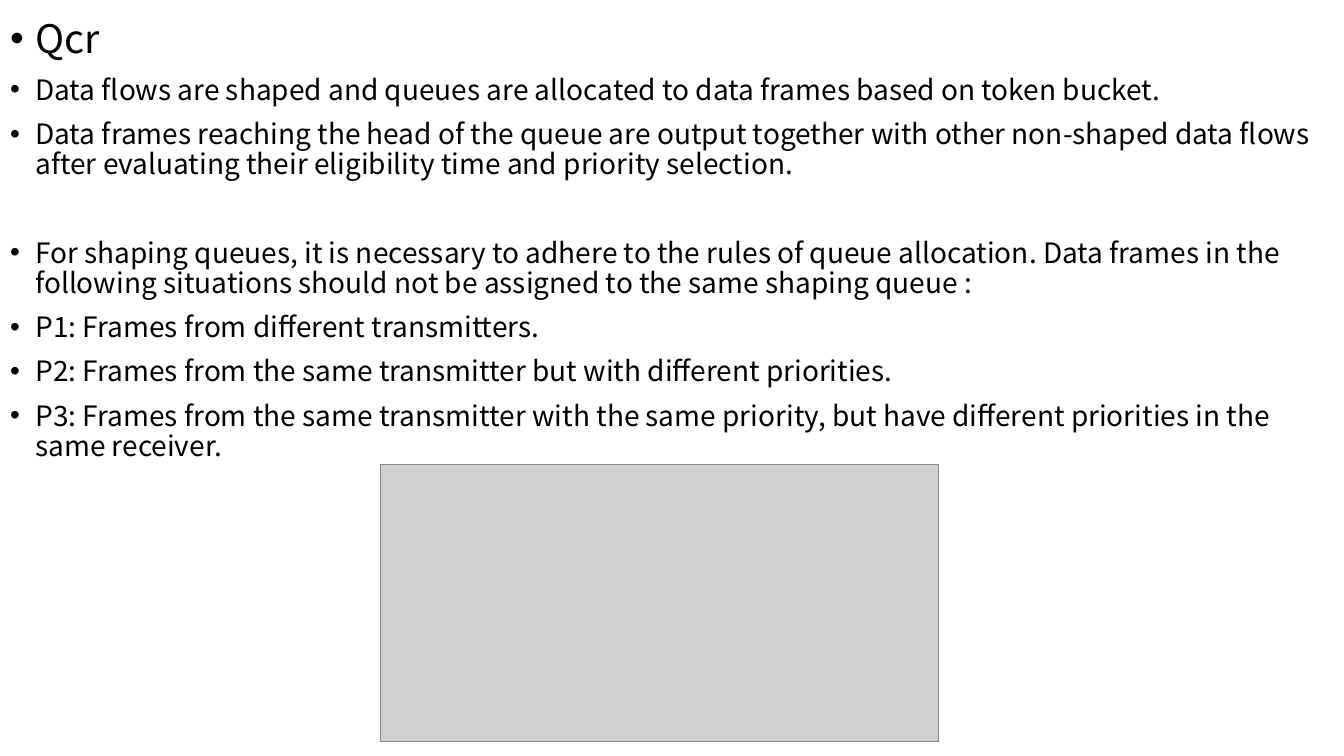
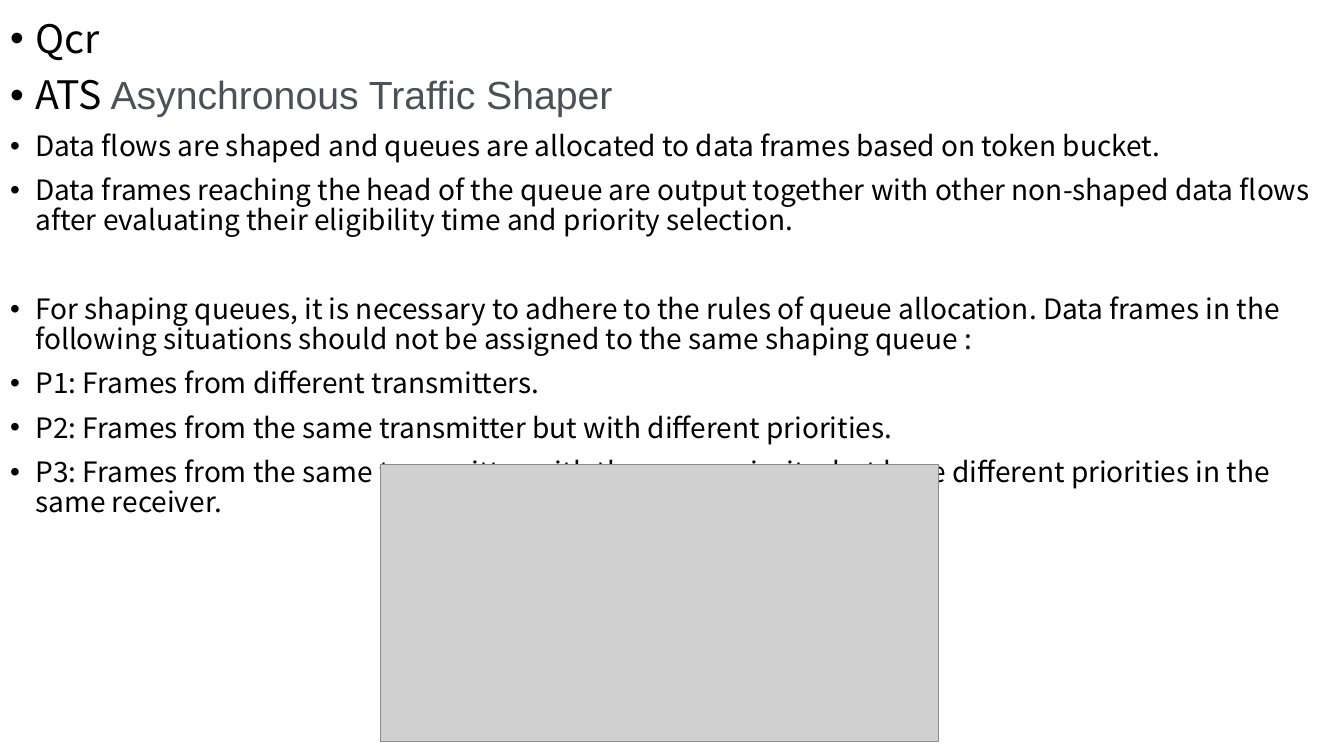
Before and after one commit to wsm6636/note, a slide deck: slide 8 of 06-ppt/discussion/TSN.pptx. Drawn at 1344x756 pixels with LibreOffice and Linux fonts; fonts in the diff are those of the drawing; grey boxes stand for pictures. Boxes give left, top, right and bottom in pixels: in the first picture for what was removed or moved away, otherwise in the second. Text is boxed around its words. In the diff, an @@ line names an element or a change of style, - is before the commit and + after.

```diff
--- a/06-ppt/discussion/TSN.pptx
+++ b/06-ppt/discussion/TSN.pptx
@@ text at [35,79,612,117]: paragraph added @@
+• ATS Asynchronous Traffic Shaper
```
Also in this commit, not shown: 4 other slides changed, 7 other files.
